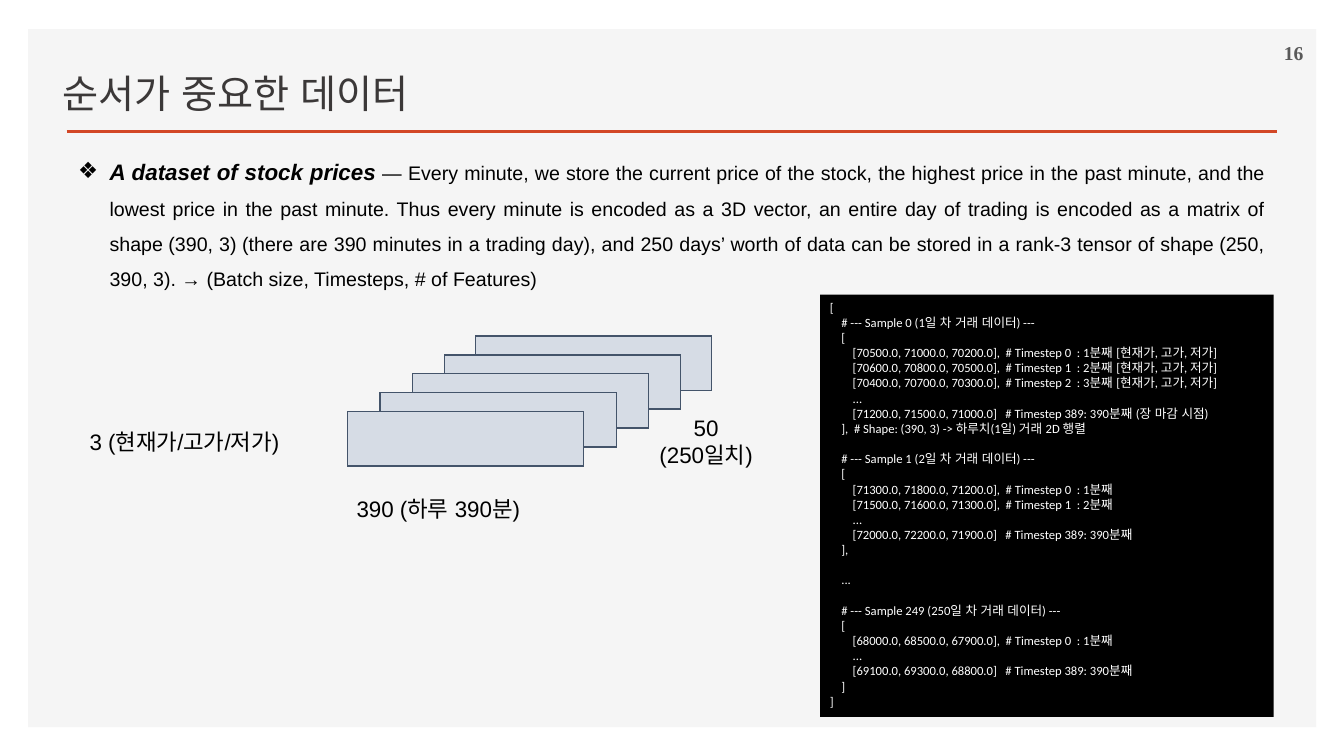
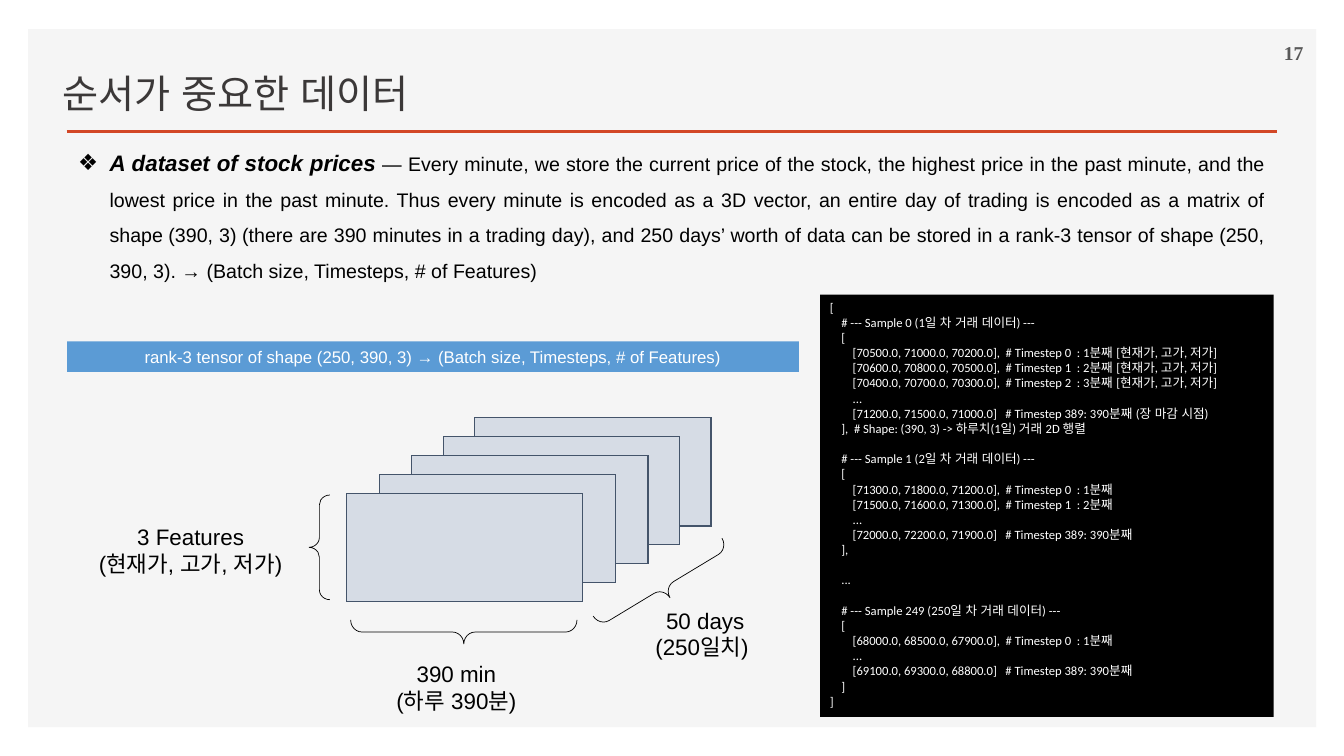
Before and after one commit to ancestor9/2026_Fall_Deep-Learning-with-Python, a slide deck: slide 17 of Chapter 13 Timeseries forecasting.pptx (slide 16 before the commit). Drawn at 1344x756 pixels with LibreOffice and Linux fonts; fonts in the diff are those of the drawing; background and template pictures are left out. Boxes give left, top, right and bottom in pixels: in the first picture for what was removed or moved away, otherwise in the second. Text is boxed around its words. In the diff, an @@ line names an element or a change of style, - is before the commit and + after.

```diff
--- a/Chapter 13 Timeseries forecasting.pptx
+++ b/Chapter 13 Timeseries forecasting.pptx
@@ page number at bbox=[1284, 47, 1304, 60]: text changed @@
-16
+17
@@ text "A dataset of stock prices ...": place and size @@
-text "A dataset of stock prices ..." at bbox=[110, 163, 1264, 290]
+text "A dataset of stock prices ..." at bbox=[110, 154, 1264, 282]
@@ rectangle added at bbox=[68, 342, 800, 372], fill #5B9BD5, 12 pt, text #FFFFFF @@
+rank-3 tensor of shape (250, 390, 3) → (Batch size, Timesteps, # of Features)
@@ rectangle: place and size @@
-rectangle at bbox=[476, 336, 712, 390]
+rectangle at bbox=[475, 417, 711, 525]
@@ rectangle: place and size @@
-rectangle at bbox=[445, 355, 681, 409]
+rectangle at bbox=[444, 437, 680, 544]
@@ rectangle: place and size @@
-rectangle at bbox=[380, 393, 616, 448]
+rectangle at bbox=[379, 475, 615, 583]
@@ rectangle: place and size @@
-rectangle at bbox=[412, 374, 648, 429]
+rectangle at bbox=[412, 456, 648, 564]
@@ left brace added at bbox=[309, 495, 330, 600], outline #000000 0.5 pt @@
@@ rectangle: place and size @@
-rectangle at bbox=[348, 411, 584, 466]
+rectangle at bbox=[347, 493, 583, 601]
@@ text at bbox=[99, 529, 283, 577]: text changed @@
-3 (현재가/고가/저가)
+3 Features
+(현재가, 고가, 저가)
@@ left brace added at bbox=[594, 538, 735, 636], outline #000000 0.5 pt @@
@@ left brace added at bbox=[350, 621, 577, 645], outline #000000 0.5 pt @@
@@ text "50 days": place and size @@
-text "50 days" at bbox=[659, 420, 752, 468]
+text "50 days" at bbox=[655, 612, 748, 660]
@@ text at bbox=[666, 612, 744, 634]: text changed @@
-50
+50 days
@@ text at bbox=[396, 665, 516, 714]: text changed @@
-390 (하루 390분)
+390 min
+(하루 390분)
```
Also in this commit, not shown: 21 other slides changed, 4 slides added, 1 slide removed.
